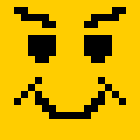
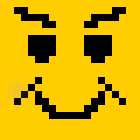
Revision of a layered 140 x 140 image; what changed, layer by layer:
painted on "Background" over [7, 77, 28, 105]
